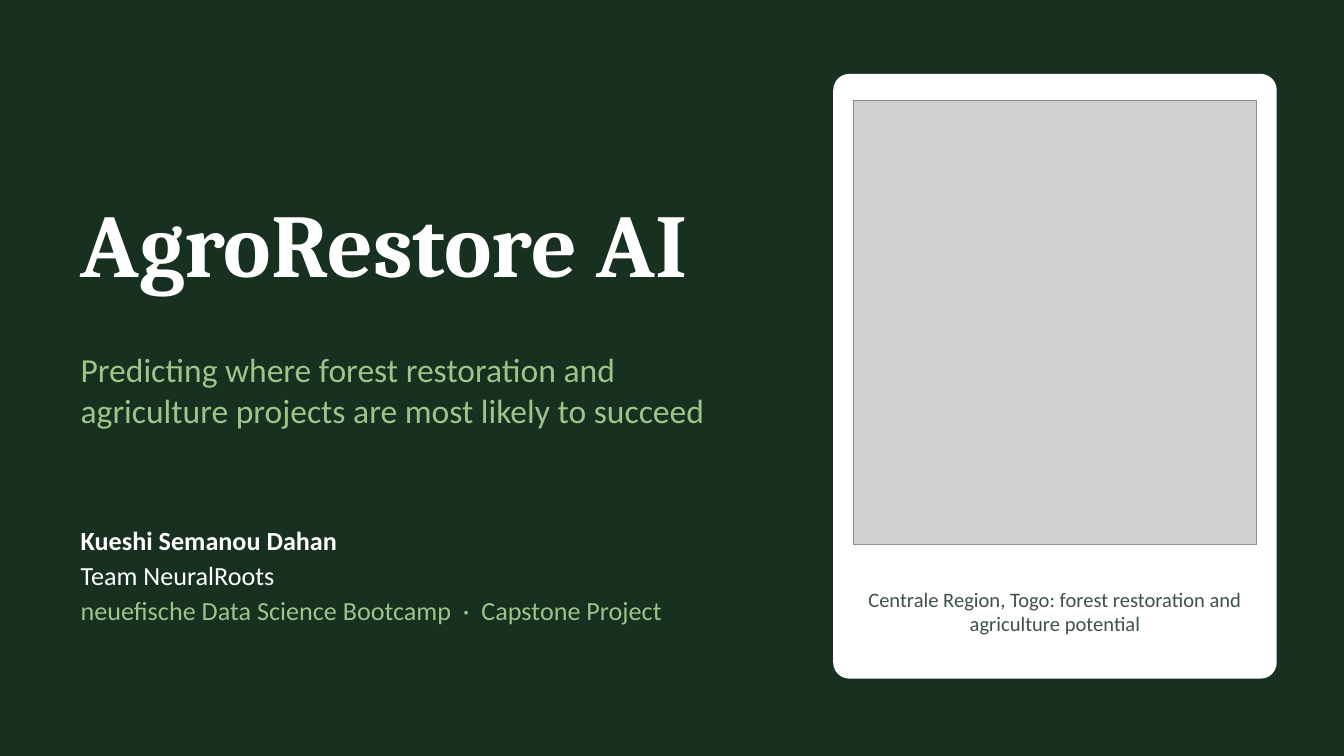
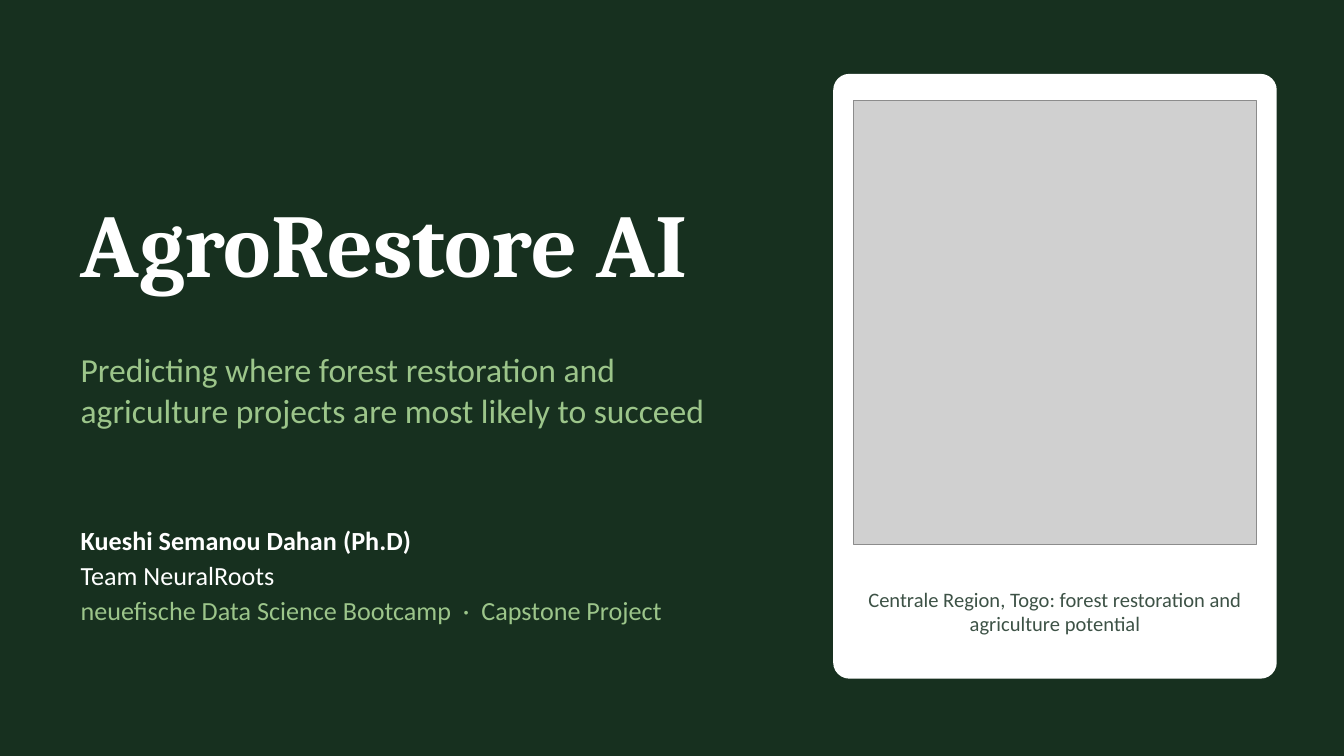
Before and after one commit to TypsonRS/ds-capstoneKSD, a slide deck: slide 1 of PROJECT_DATA_SCIENCE/presentation/AgroRestoreAI_DemoDay.pptx. Drawn at 1344x756 pixels with LibreOffice and Linux fonts; fonts in the diff are those of the drawing; grey boxes stand for pictures. Boxes give left, top, right and bottom in pixels: in the first picture for what was removed or moved away, otherwise in the second. Text is boxed around its words. In the diff, an @@ line names an element or a change of style, - is before the commit and + after.

```diff
--- a/PROJECT_DATA_SCIENCE/presentation/AgroRestoreAI_DemoDay.pptx
+++ b/PROJECT_DATA_SCIENCE/presentation/AgroRestoreAI_DemoDay.pptx
@@ text at (81, 531, 411, 554): text changed @@
-Kueshi Semanou Dahan
+Kueshi Semanou Dahan (Ph.D)
```
Also in this commit, not shown: 6 other slides changed, 1 slide added, 5 other files.
